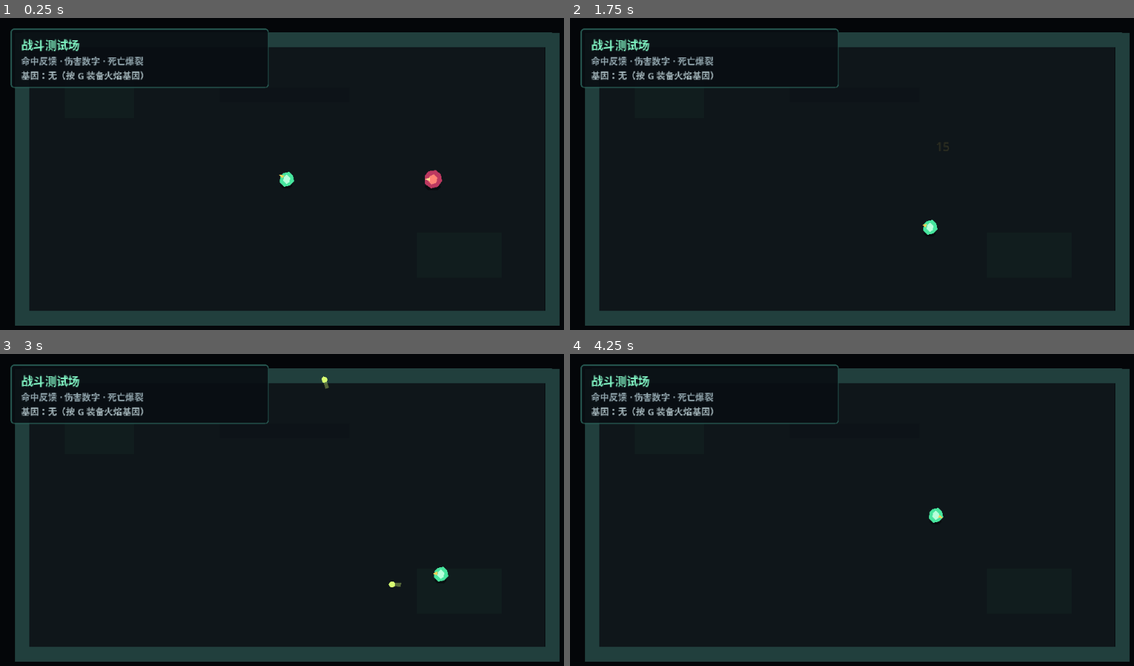
Above: before the commit, frames 1-4 (two rows, left to right).
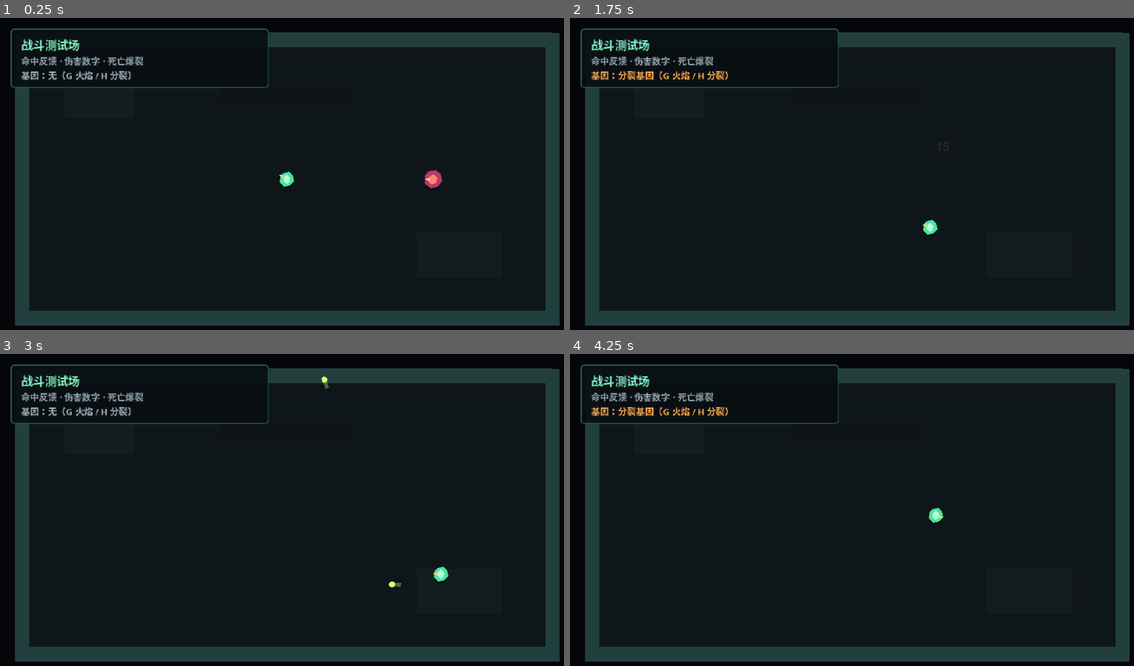
Above: after the commit, the same moments.

Repository: LIJUNCAN1/-Roguelike
Game: Godot game, scene res://scenes/main/main.tscn
Same seed, same stepped clock (60 frames per second), same inputs: the game is played once before the commit and once after it.
Inputs (mouse positions are in pixels of both pictures, inside the frame that each line leads up to):
- Up to frame 1 (0.25 s): no input
- Up to frame 2 (1.75 s): move the mouse to (981, 161) at 0.52 s; press the mouse at (981, 161) at 0.53 s; hold D (move_right) 0.53-1.28 s; tap G (toggle_test_gene) at 0.8, 1.35 s; move the mouse to (739, 195) at 1.27 s; release the mouse at (739, 195) at 1.28 s; hold S (move_down) from 1.28 s (still down); tap H (toggle_split_gene, bound only after the commit) at 1.55 s
- Up to frame 3 (3 s): move the mouse to (344, 444) at 2.02 s; release S (move_down) at 2.03 s; hold D (move_right) 2.03-2.78 s; hold H (toggle_split_gene, bound only after the commit) 2.03-2.78 s; click (344, 444) at 2.3 s; move the mouse to (259, 578) at 2.77 s; hold W (move_up) from 2.78 s (still down); click (259, 578) at 2.85 s
- Up to frame 4 (4.25 s): tap G (toggle_test_gene) at 3.05 s; move the mouse to (1026, 563) at 3.52 s; release W (move_up) at 3.53 s; hold A (move_left) from 3.53 s (still down); hold G (toggle_test_gene) from 3.53 s (still down); tap H (toggle_split_gene, bound only after the commit) at 3.8 s

The runs differ from the first frame. In frame 1, 0.3% of the frame differs, in the area x 11-26%, y 16-20%; in frame 2, 0.5%, in the area x 3-29%, y 16-20%; in frame 3, 0.3%; in frame 4, 0.5%.

Commit message:
feat: add combinable split gene

Diff:
--- /dev/null
+++ b/data/genes/effects/split_projectile_effect.tres
@@ -0,0 +1,9 @@
+[gd_resource type="Resource" script_class="SplitProjectileGeneEffect" load_steps=2 format=3]
+
+[ext_resource type="Script" path="res://scripts/genes/split_projectile_gene_effect.gd" id="1_effect"]
+
+[resource]
+script = ExtResource("1_effect")
+projectile_count = 3
+spread_degrees = 14.0
+attack_tag = &"split"
--- /dev/null
+++ b/data/genes/split_gene.tres
@@ -0,0 +1,12 @@
+[gd_resource type="Resource" script_class="GeneData" load_steps=4 format=3]
+
+[ext_resource type="Script" path="res://scripts/genes/gene_data.gd" id="1_gene_data"]
+[ext_resource type="Script" path="res://scripts/genes/gene_effect.gd" id="2_gene_effect"]
+[ext_resource type="Resource" path="res://data/genes/effects/split_projectile_effect.tres" id="3_split_effect"]
+
+[resource]
+script = ExtResource("1_gene_data")
+id = &"split"
+display_name = "分裂基因"
+description = "每次攻击同时发射三枚带有夹角的子弹。"
+effects = Array[ExtResource("2_gene_effect")]([ExtResource("3_split_effect")])
--- a/project.godot
+++ b/project.godot
@@ -55,6 +55,10 @@
 "deadzone": 0.2,
 "events": [Object(InputEventKey,"physical_keycode":71)]
 }
+toggle_split_gene={
+"deadzone": 0.2,
+"events": [Object(InputEventKey,"physical_keycode":72)]
+}
 
 [physics]
 
--- a/scenes/main/main.tscn
+++ b/scenes/main/main.tscn
@@ -1,9 +1,10 @@
-[gd_scene load_steps=9 format=3]
+[gd_scene load_steps=10 format=3]
 
 [ext_resource type="PackedScene" path="res://scenes/player/player.tscn" id="1_player"]
 [ext_resource type="PackedScene" path="res://scenes/enemies/test_chaser.tscn" id="2_enemy"]
 [ext_resource type="Script" path="res://scripts/genes/gene_test_harness.gd" id="3_gene_test"]
 [ext_resource type="Resource" path="res://data/genes/fire_gene.tres" id="4_fire_gene"]
+[ext_resource type="Resource" path="res://data/genes/split_gene.tres" id="5_split_gene"]
 
 [sub_resource type="RectangleShape2D" id="RectangleShape2D_horizontal"]
 size = Vector2(576, 16)
@@ -27,7 +28,8 @@
 
 [node name="GeneTestHarness" type="Node" parent="."]
 script = ExtResource("3_gene_test")
-test_gene = ExtResource("4_fire_gene")
+fire_gene = ExtResource("4_fire_gene")
+split_gene = ExtResource("5_split_gene")
 gene_manager_path = NodePath("../World/Player/GeneManager")
 status_label_path = NodePath("../Interface/StagePanel/MarginContainer/Labels/GeneStatus")
 
@@ -138,4 +140,4 @@
 
 [node name="GeneStatus" type="Label" parent="Interface/StagePanel/MarginContainer/Labels"]
 theme_override_font_sizes/font_size = 10
-text = "基因：无（按 G 装备火焰基因）"
+text = "基因：无（G 火焰 / H 分裂）"
--- a/scripts/genes/gene_manager.gd
+++ b/scripts/genes/gene_manager.gd
@@ -38,6 +38,12 @@
 	return false
 
 
+func get_active_genes() -> Array[GeneData]:
+	var genes_copy: Array[GeneData] = []
+	genes_copy.assign(active_genes)
+	return genes_copy
+
+
 func modify_attack(attack_context: AttackContext) -> void:
 	for gene in active_genes:
 		for effect in gene.effects:
--- a/scripts/genes/gene_test_harness.gd
+++ b/scripts/genes/gene_test_harness.gd
@@ -1,6 +1,7 @@
 extends Node
 
-@export var test_gene: GeneData
+@export var fire_gene: GeneData
+@export var split_gene: GeneData
 @export_node_path("Node") var gene_manager_path: NodePath
 @export_node_path("Label") var status_label_path: NodePath
 
@@ -16,21 +17,34 @@
 
 
 func _unhandled_input(event: InputEvent) -> void:
-	if not event.is_action_pressed("toggle_test_gene"):
+	var selected_gene: GeneData
+	if event.is_action_pressed("toggle_test_gene"):
+		selected_gene = fire_gene
+	elif event.is_action_pressed("toggle_split_gene"):
+		selected_gene = split_gene
+	else:
 		return
 
-	if gene_manager.has_gene(test_gene.id):
-		gene_manager.remove_gene(test_gene.id)
+	if gene_manager.has_gene(selected_gene.id):
+		gene_manager.remove_gene(selected_gene.id)
 	else:
-		gene_manager.add_gene(test_gene)
+		gene_manager.add_gene(selected_gene)
 
 	get_viewport().set_input_as_handled()
 
 
 func _update_status() -> void:
-	if gene_manager.has_gene(test_gene.id):
-		status_label.text = "基因：火焰（伤害 15 · 火焰弹）"
-		status_label.modulate = Color(1.0, 0.55, 0.25, 1.0)
-	else:
-		status_label.text = "基因：无（按 G 装备火焰基因）"
+	var active_genes := gene_manager.get_active_genes()
+	if active_genes.is_empty():
+		status_label.text = "基因：无（G 火焰 / H 分裂）"
 		status_label.modulate = Color(0.65, 0.72, 0.74, 1.0)
+		return
+
+	var gene_names := PackedStringArray()
+	for gene in active_genes:
+		gene_names.append(gene.display_name)
+
+	status_label.text = "基因：%s（G 火焰 / H 分裂）" % [
+		" + ".join(gene_names)
+	]
+	status_label.modulate = Color(1.0, 0.68, 0.3, 1.0)
--- /dev/null
+++ b/scripts/genes/split_projectile_gene_effect.gd
@@ -0,0 +1,30 @@
+class_name SplitProjectileGeneEffect
+extends GeneEffect
+
+@export_range(2, 32, 1, "or_greater")
+var projectile_count: int = 3
+@export_range(0.0, 180.0, 0.5)
+var spread_degrees: float = 14.0
+@export var attack_tag: StringName = &"split"
+
+
+func apply(attack_context: AttackContext) -> void:
+	if attack_context == null or attack_context.directions.is_empty():
+		return
+
+	var base_directions: Array[Vector2] = (
+		attack_context.directions.duplicate()
+	)
+	attack_context.directions.clear()
+	var center_index := (projectile_count - 1) / 2.0
+
+	for base_direction in base_directions:
+		for projectile_index in projectile_count:
+			var angle_offset := (
+				(projectile_index - center_index) * spread_degrees
+			)
+			attack_context.directions.append(
+				base_direction.rotated(deg_to_rad(angle_offset))
+			)
+
+	attack_context.add_tag(attack_tag)
--- /dev/null
+++ b/tests/split_gene_smoke_test.gd
@@ -0,0 +1,107 @@
+extends SceneTree
+
+
+func _init() -> void:
+	call_deferred("_run")
+
+
+func _run() -> void:
+	var main_scene := load("res://scenes/main/main.tscn") as PackedScene
+	var split_gene := load(
+		"res://data/genes/split_gene.tres"
+	) as GeneData
+	var fire_gene := load(
+		"res://data/genes/fire_gene.tres"
+	) as GeneData
+	var main := main_scene.instantiate()
+	root.add_child(main)
+	await physics_frame
+
+	var player := main.get_node("World/Player") as CharacterBody2D
+	var gene_manager := player.get_node("GeneManager") as GeneManager
+	var projectiles := main.get_node("World/Projectiles") as Node2D
+	var gene_status := main.get_node(
+		"Interface/StagePanel/MarginContainer/Labels/GeneStatus"
+	) as Label
+
+	if not gene_manager.add_gene(split_gene):
+		push_error("Split gene could not be added.")
+		quit(1)
+		return
+
+	player.aim_at(player.global_position + Vector2.UP * 100.0)
+	if player.fire() == null:
+		push_error("Split attack did not create a projectile.")
+		quit(1)
+		return
+
+	if projectiles.get_child_count() != 3:
+		push_error("Split gene did not create three projectiles.")
+		quit(1)
+		return
+
+	var split_projectiles: Array[Projectile] = []
+	for child in projectiles.get_children():
+		var projectile := child as Projectile
+		split_projectiles.append(projectile)
+		if not projectile.attack_tags.has(&"split"):
+			push_error("Split projectile is missing the split tag.")
+			quit(1)
+			return
+
+	if not (
+		split_projectiles[0].travel_direction.x
+		< split_projectiles[1].travel_direction.x
+		and split_projectiles[1].travel_direction.x
+		< split_projectiles[2].travel_direction.x
+	):
+		push_error("Split projectiles did not receive distinct angles.")
+		quit(1)
+		return
+
+	for _frame_index in 15:
+		await physics_frame
+
+	if not gene_manager.add_gene(fire_gene):
+		push_error("Fire gene could not combine with split gene.")
+		quit(1)
+		return
+
+	player.aim_at(player.global_position + Vector2.UP * 100.0)
+	if player.fire() == null:
+		push_error("Combined attack did not create a projectile.")
+		quit(1)
+		return
+
+	if projectiles.get_child_count() != 6:
+		push_error("Combined attack did not add three projectiles.")
+		quit(1)
+		return
+
+	for child_index in range(3, 6):
+		var projectile := (
+			projectiles.get_child(child_index) as Projectile
+		)
+		if not (
+			projectile.attack_tags.has(&"split")
+			and projectile.attack_tags.has(&"fire")
+		):
+			push_error("Combined projectile is missing gene tags.")
+			quit(1)
+			return
+
+		if not is_equal_approx(projectile.projectile_data.damage, 15.0):
+			push_error("Fire damage was not inherited by split shots.")
+			quit(1)
+			return
+
+	if not (
+		gene_status.text.contains("火焰")
+		and gene_status.text.contains("分裂")
+	):
+		push_error("Gene status UI did not show the combination.")
+		quit(1)
+		return
+
+	print("Split gene smoke test passed.")
+	quit()
Not shown, added: scripts/genes/split_projectile_gene_effect.gd.uid
Not shown, added: tests/gene_system_smoke_test.gd.uid
Not shown, changed: README.md
